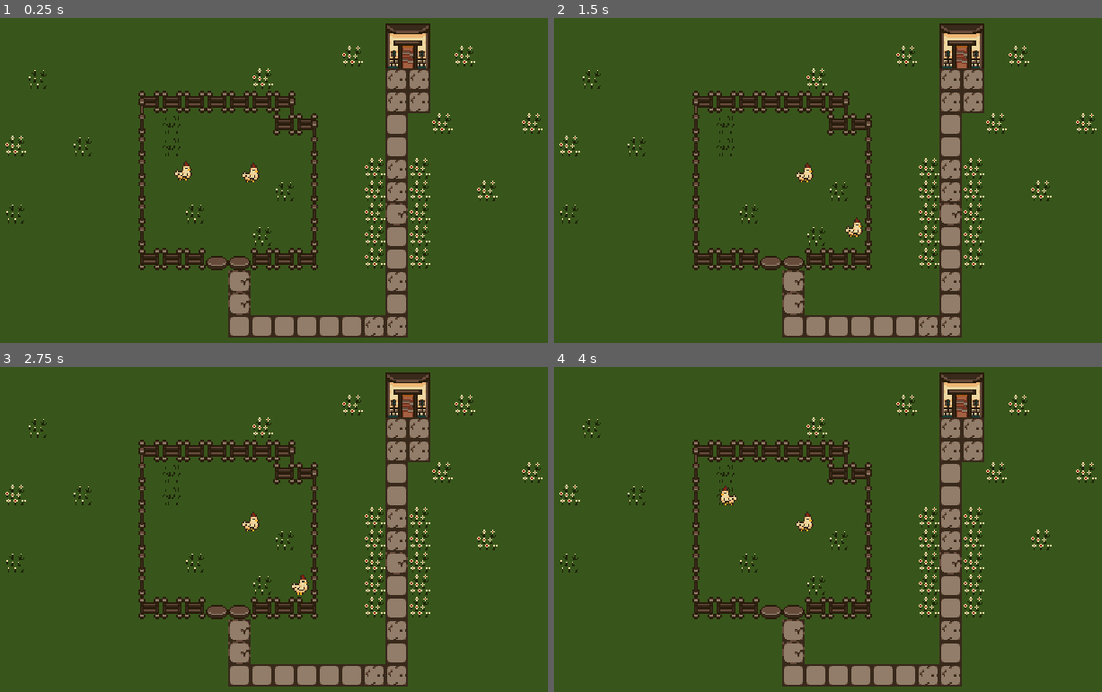
Above: before the commit, frames 1-4 (two rows, left to right).
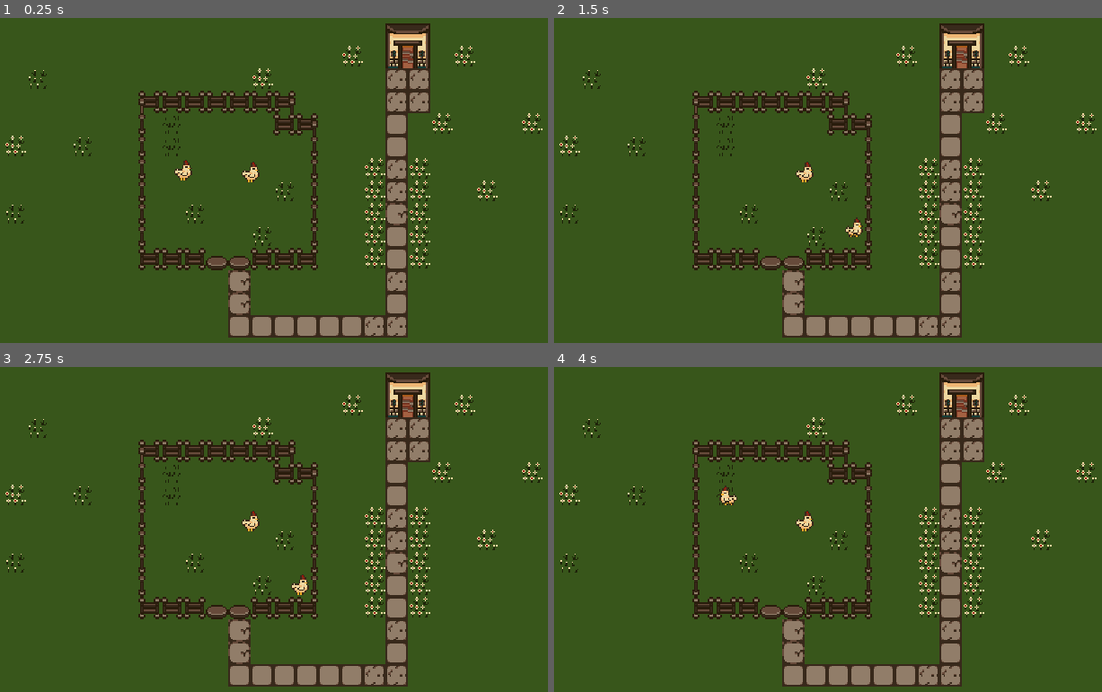
Above: after the commit, the same moments.

Repository: gtarsia/farm
Game: Godot game, scene res://Main.tscn
The game is run twice, just before and just after one commit, with the same random seed, the same clock (stepped at 60 frames per second) and the same inputs.
Inputs:
- Up to frame 1 (0.25 s): no input
- Up to frame 2 (1.5 s): tap Enter at 0.5 s; hold Right (ui_right) 0.53-1.28 s; tap Space at 1.25 s; hold Down (ui_down) from 1.28 s (still down)
- Up to frame 3 (2.75 s): tap Enter at 2 s; release Down (ui_down) at 2.03 s; hold Right (ui_right) from 2.03 s (still down)
- Up to frame 4 (4 s): tap Space at 2.75 s; release Right (ui_right) at 2.78 s; hold Up (ui_up) 2.78-3.53 s; hold Left (ui_left) from 3.53 s (still down)

The runs differ from the first frame. In frame 1, 0.2% of the frame differs, in the area x 31-48%, y 43-51%; in frame 2, less than 0.1%; in frame 3, less than 0.1%; in frame 4, less than 0.1%.

Commit message:
Reset animation to stop frame when stopped

Diff:
--- a/entities/Chicken.gd
+++ b/entities/Chicken.gd
@@ -35,4 +35,5 @@
       $Sprite.flip_h = velocity.x < 0
   else:
     $Sprite/AnimationPlayer.stop()
+    $Sprite.frame = 2
   move_and_slide(velocity * speed)
